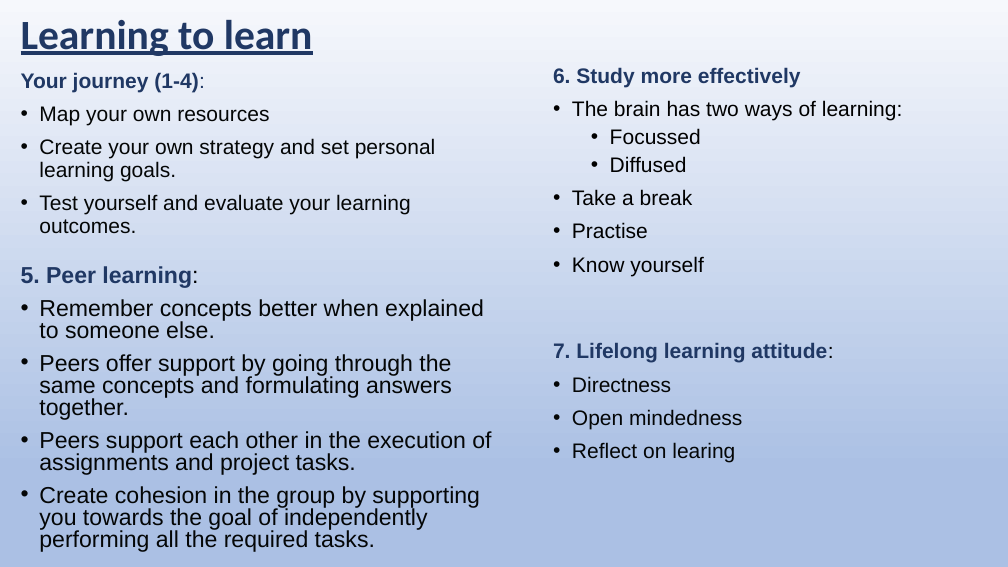
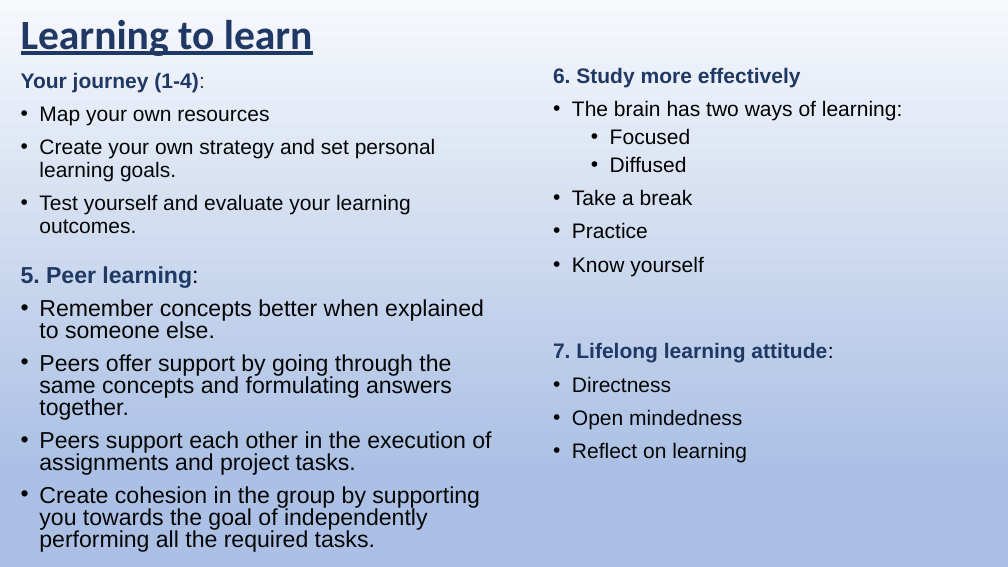
Before and after one commit to tristangraaff/TG-Tester-Track, a slide deck: slide 2 of soft_skills/Studeren_presentatie.pptx. Drawn at 1008x567 pixels with LibreOffice and Linux fonts; fonts in the diff are those of the drawing. Boxes give left, top, right and bottom in pixels: in the first picture for what was removed or moved away, otherwise in the second. Text is boxed around its words. In the diff, an @@ line names an element or a change of style, - is before the commit and + after.

```diff
--- a/soft_skills/Studeren_presentatie.pptx
+++ b/soft_skills/Studeren_presentatie.pptx
@@ text at bbox=[610, 128, 691, 145]: text changed @@
-  • Focussed
+  • Focused
@@ text at bbox=[572, 222, 648, 239]: text changed @@
-• Practise
+• Practice
@@ text at bbox=[572, 442, 747, 463]: text changed @@
-• Reflect on learing
+• Reflect on learning
```
Also in this commit, not shown: 2 other slides changed, 11 other files.
